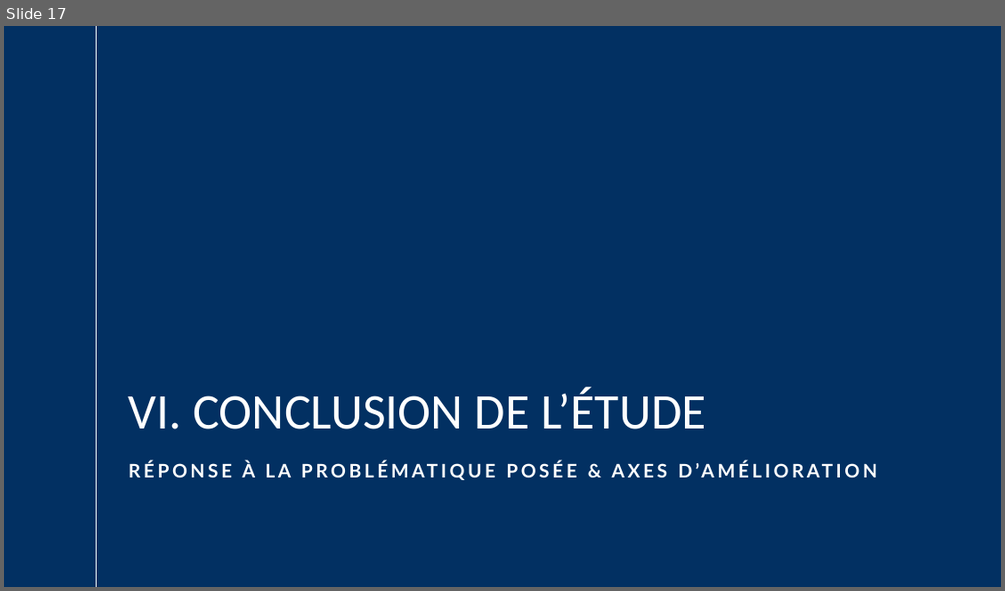
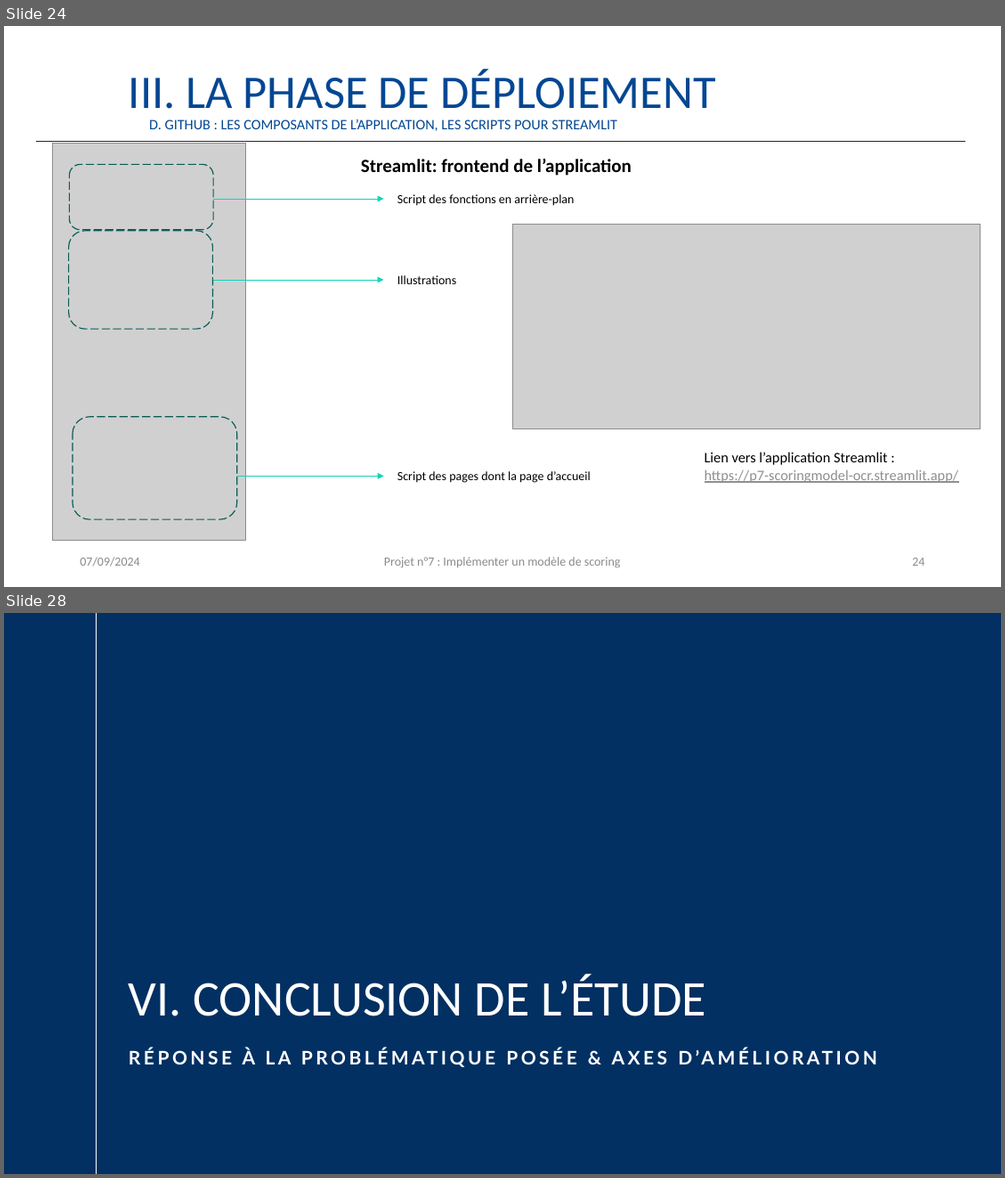
Before and after one commit to JustinVqr/P7_ScoringModel, a slide deck: présentation/Vacquerie_Justin_4_présentation_092024.pptx. Shown one above the other, each under a label of ours: slide 17 before the commit, slides 24 and 28 after it; the slides between them are not shown. The pictures are 1005x591 and 1005x1178 pixels, drawn with LibreOffice and Linux fonts; fonts in the diff are those of the drawing; grey boxes stand for pictures; background and template pictures are left out. Boxes give left, top, right and bottom in pixels: in the first picture for what was removed or moved away, otherwise in the second. Text is boxed around its words. In the diff, an @@ line names an element or a change of style, - is before the commit and + after.

```diff
--- a/présentation/Vacquerie_Justin_4_présentation_092024.pptx
+++ b/présentation/Vacquerie_Justin_4_présentation_092024.pptx
@@ slide 24 added at [4,26,1001,587], background #FFFFFF @@
@@ text added at [129,69,715,109], 45 pt, text #034793 @@
+III. LA PHASE DE DÉPLOIEMENT
@@ text added at [149,119,617,131], 13.9 pt, text #034793 @@
+D. GITHUB : LES COMPOSANTS DE L’APPLICATION, LES SCRIPTS POUR STREAMLIT
@@ line added from (36, 136) to (36, 136), #262626 1 pt @@
@@ line added from (36, 141) to (966, 141), #262626 1 pt @@
@@ picture added at [53,143,246,540] @@
@@ text added at [361,159,631,176], 18 pt, text #000000, bold @@
+Streamlit: frontend de l’application
@@ rounded rectangle added at [69,164,213,230], outline #095C52 1 pt dashed @@
@@ arrow added from (213, 199) to (384, 199), #15D1BB 0.5 pt @@
@@ text added at [397,194,574,206], 12 pt, text #000000 @@
+Script des fonctions en arrière-plan
@@ rounded rectangle added at [69,231,213,329], outline #095C52 1 pt dashed @@
@@ picture added at [513,224,980,429] @@
@@ arrow added from (213, 280) to (384, 280), #15D1BB 0.5 pt @@
@@ text added at [397,275,456,284], 12 pt, text #000000 @@
+Illustrations
@@ rounded rectangle added at [73,417,237,519], outline #095C52 1 pt dashed @@
@@ text added at [704,451,959,483], 14 pt, text #8F8F8F, underline @@
+Lien vers l’application Streamlit :
+https://p7-scoringmodel-ocr.streamlit.app/
@@ arrow added from (237, 476) to (384, 476), #15D1BB 0.5 pt @@
@@ text added at [397,471,591,483], 12 pt, text #000000 @@
+Script des pages dont la page d’accueil
@@ text added at [80,556,139,566], 12 pt, text #8C8C8C @@
+07/09/2024
@@ text added at [384,556,621,568], 12 pt, text #8C8C8C @@
+Projet n°7 : Implémenter un modèle de scoring
@@ page number added at [912,557,924,565], 12 pt, text #8C8C8C @@
+24
@@ what was slide 17 is now slide 28 @@
```
Also in this commit, not shown: 16 slides changed, 10 other slides added, 1 other file.
